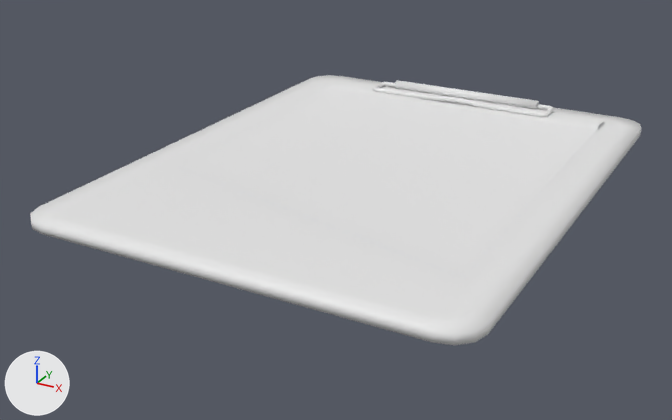
The FBX model Assets/Imports/M_Indice/M_IndicePlanche01.fbx as it was, and as the next commit left it.
Both versions are drawn from a 50 mm camera at (0.206, -0.414, 0.18) aimed at (-0.012, -0.018, -0.018). The lights are fixed; the arrows at lower left show +X, +Y and +Z. The older version comes first. Where no turn or scale is listed for an object, it has been applied to the vertices.

Objects in the first picture: 'M_IndicePlanche01'.
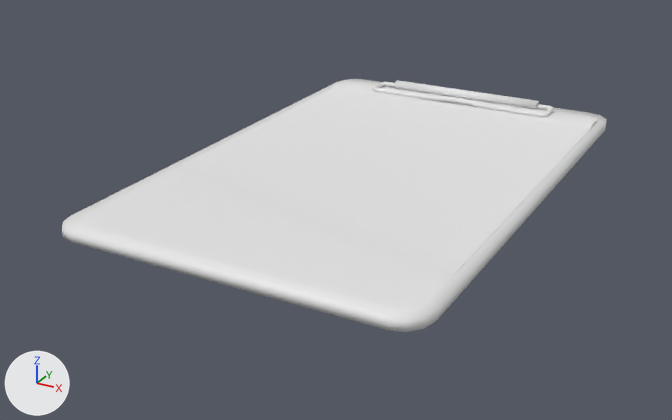
Changed parts and their boxes (x1, y1, x2, y2) in the pictures (672 x 420 px; the box of a moved part takes in the faces that stretch with it):
'M_IndicePlanche01', reshaped (11% narrower, 6% shorter): before (30, 75, 641, 345); after (62, 79, 606, 332)
part 1 of me_plane_001, moved or reshaped: before (30, 75, 641, 345); after (62, 79, 606, 332)
part 2 of me_plane_001, moved or reshaped: before (175, 80, 604, 277); after (180, 81, 597, 275)

What the commit changed:
me_plane_001 is used by ob_m_indiceplanche01; location (0.0, 0.0, 0.0).
me_plane_001 had 428 vertices, 417 faces and spanned x -0.112..0.112, y -0.142..0.142, z 0.0..0.011.
me_plane_001 now has 428 vertices, 417 faces and spans x -0.091..0.091, y -0.142..0.142, z 0.0..0.011.
me_plane_001 part 1: the loose piece of 96 vertices spanning x -0.112..0.112, y -0.142..0.142, z 0.0..0.004 is scaled about its middle by (0.817, 1, 1).
me_plane_001 part 2: the loose piece of 12 vertices spanning x -0.09..0.09, y -0.098..0.127, z 0.005..0.006 is scaled about its middle by (0.955, 1, 1).
